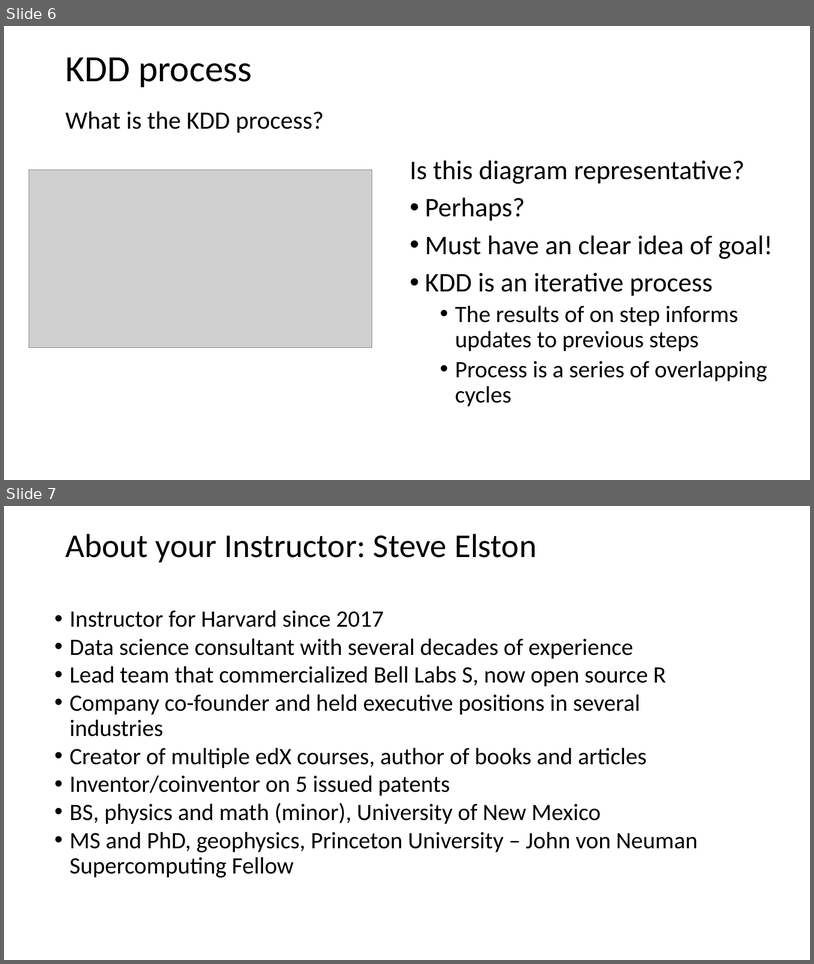
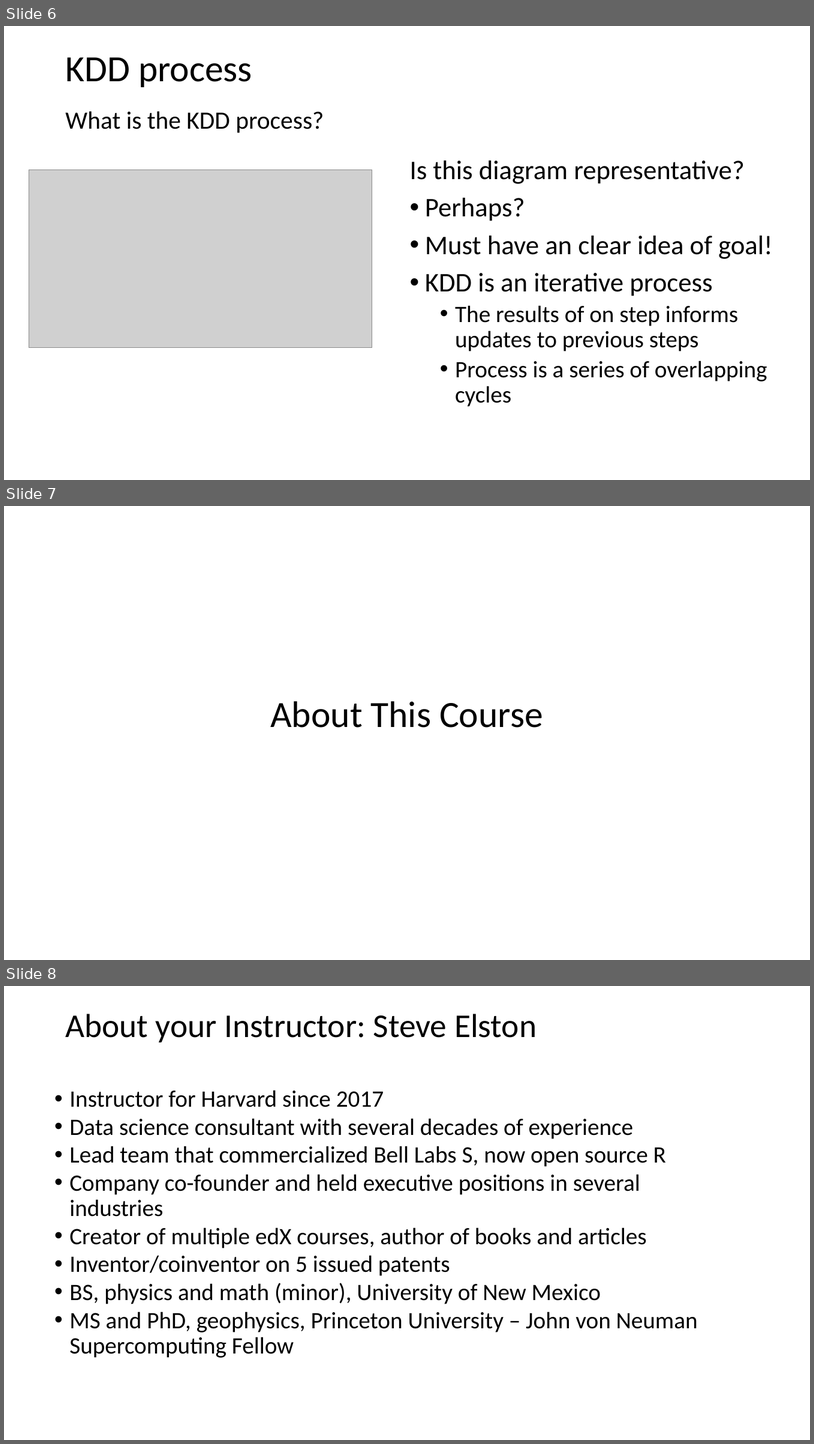
Before and after one commit to StephenElston/CSCI-E-108, a slide deck: slides/1_Introduction.pptx. Shown one above the other, each under a label of ours: slides 6 and 7 before the commit, slides 6, 7 and 8 after it. The pictures are 814x964 and 814x1444 pixels, drawn with LibreOffice and Linux fonts; fonts in the diff are those of the drawing; grey boxes stand for pictures. Boxes give left, top, right and bottom in pixels: in the first picture for what was removed or moved away, otherwise in the second. Text is boxed around its words. In the diff, an @@ line names an element or a change of style, - is before the commit and + after.

Commit message:
Updated course information, corrected typos

```diff
--- a/slides/1_Introduction.pptx
+++ b/slides/1_Introduction.pptx
@@ slide 7 added at (x1=4, y1=506, x2=810, y2=960), background #FFFFFF @@
@@ title added at (x1=270, y1=701, x2=543, y2=727), 44 pt, text #000000 @@
+About This Course
@@ what was slide 7 is now slide 8 @@
```
Also in this commit, not shown: 5 other slides added.
